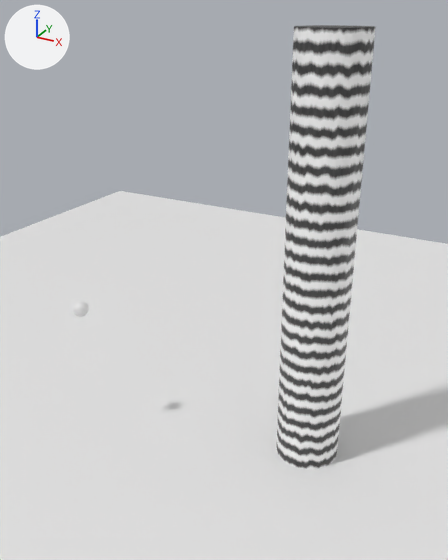
The Blender file scripts/build_synthetic_datasets/gravity_falling/falling.blend as it was, and as the next commit left it.
Both versions are drawn from a camera (50 mm lens) standing at (11.3, -26.9, 26.9) and looking at (-5.7, 4.1, 11.4). Every picture has the same lights, and +X, +Y and +Z are marked at upper left. The picture after the commit comes second.
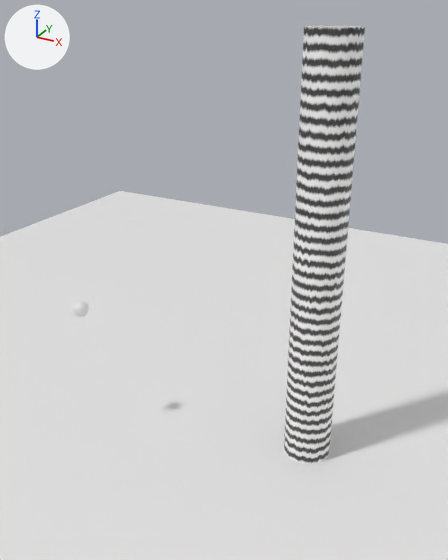
The change, as a list of edits to the scene's bpy script:
```text
Change mat_reference_0:
    where n4 = _N.new('ShaderNodeTexWave'); n4.name = 'Wave Texture'
    add n4.inputs[1].default_value = 7.0  # 'Scale'
Change ob_cylinder:
    ob_cylinder.scale: (2.0, 2.0, 15.7) -> (1.5, 1.5, 15.7)
```

Location of each change, [x1, y1, x2, y2] in pixels of the pictures (448 x 560 px):
'Cylinder', surface changed, rescaled (18% narrower)
    before: [276, 25, 375, 469]
    after: [284, 26, 365, 464]
